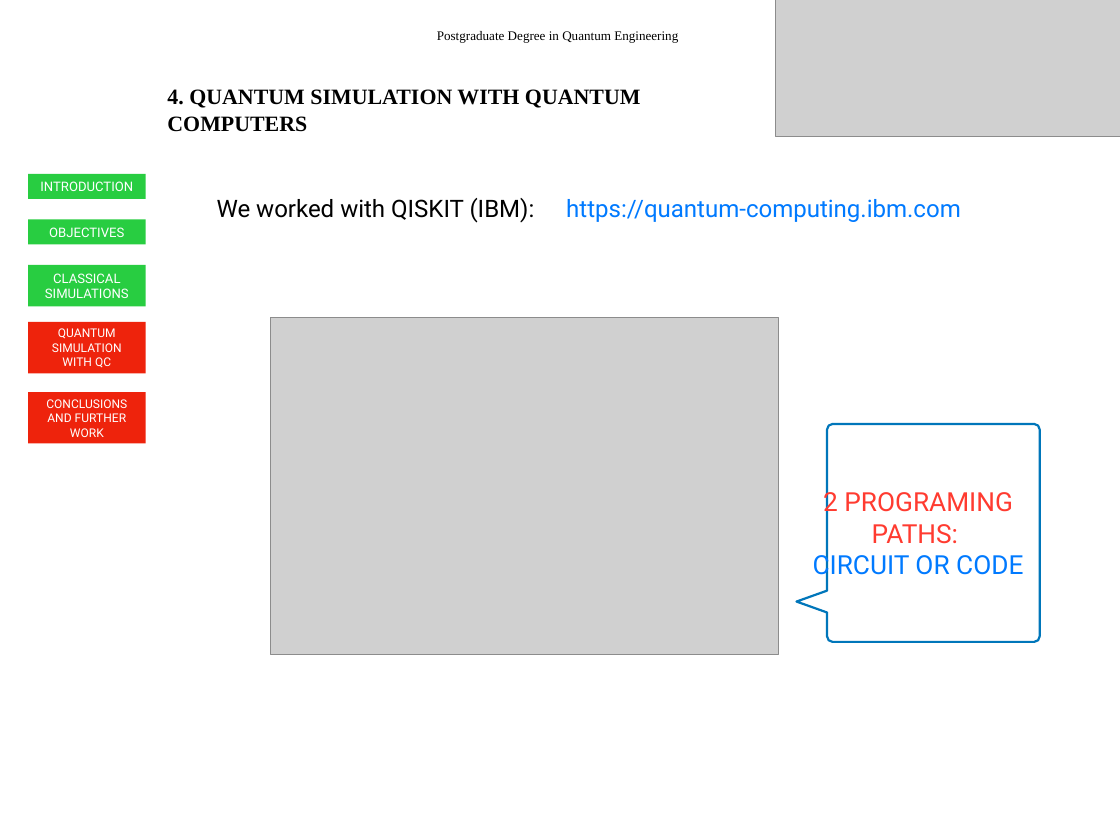
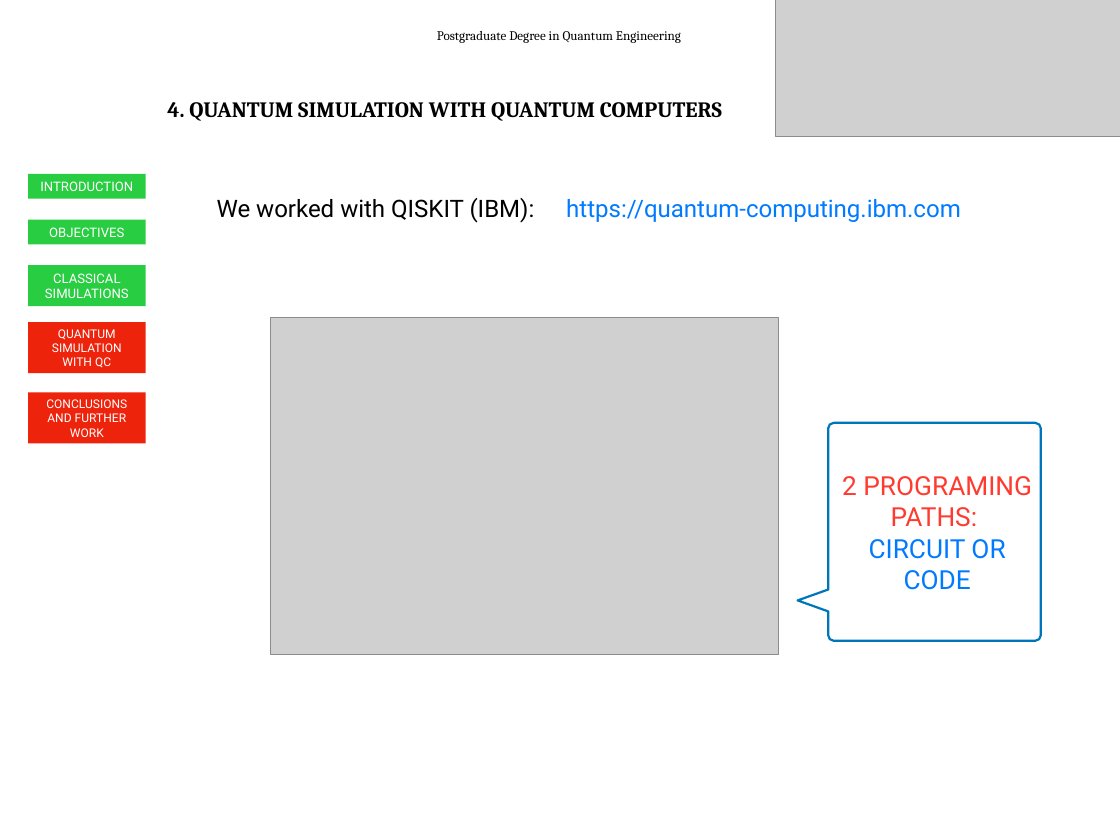
Before and after one commit to inaki-ortizdelandaluce/qubit-communication-simulations, a slide deck: slide 15 of key/SimulationsOfQubitCommunication-slides.pptx. Drawn at 1120x840 pixels with LibreOffice and Linux fonts; fonts in the diff are those of the drawing; grey boxes stand for pictures. Boxes give left, top, right and bottom in pixels: in the first picture for what was removed or moved away, otherwise in the second. Text is boxed around its words. In the diff, an @@ line names an element or a change of style, - is before the commit and + after.

```diff
--- a/key/SimulationsOfQubitCommunication-slides.pptx
+++ b/key/SimulationsOfQubitCommunication-slides.pptx
@@ text "Postgraduate Degree in Quantum Engineering" at box(437, 31, 681, 43): font Times New Roman to Cambria @@
@@ text "4. QUANTUM SIMULATION WITH QUANTUM ..." at box(167, 102, 722, 121): font Times New Roman to Cambria @@
@@ freeform shape at box(798, 423, 1041, 641): outline redrawn @@
@@ text added at box(842, 476, 1032, 590), 24 pt, text #FF3B30 @@
+2 PROGRAMING PATHS:
+CIRCUIT OR CODE
@@ text in freeform shape at box(813, 487, 1023, 581): text removed @@
-2 PROGRAMING PATHS:
-CIRCUIT OR CODE
```
Also in this commit, not shown: 31 other slides changed.
